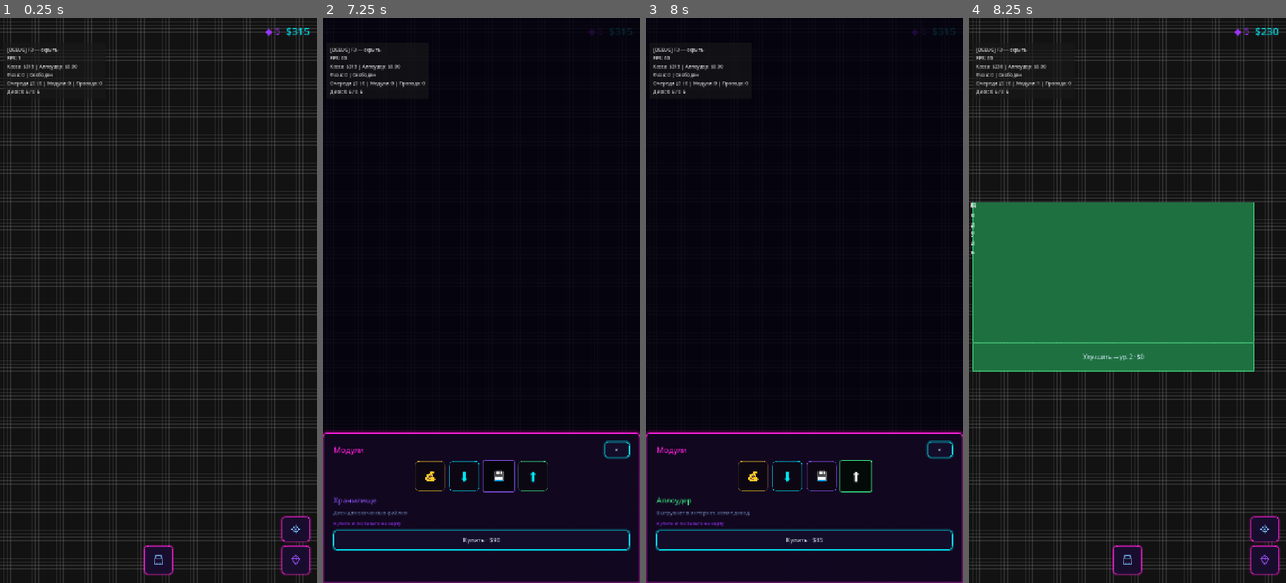
Above: before the commit, frames 1-4 (left to right).
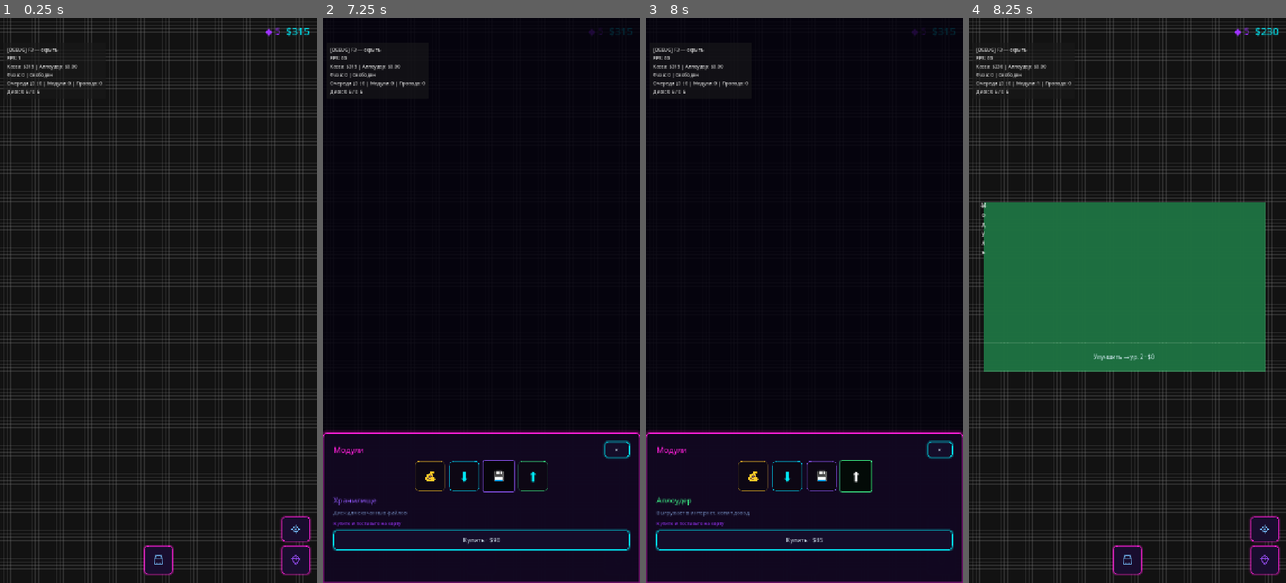
Above: after the commit, the same moments.

Repository: rkfsociety/UploadSimulator
Game: Godot game, scene res://scenes/main.tscn
Two runs of this game, one before a commit and one after it. Both use one fixed random seed, a clock stepped at 60 frames per second and the inputs below.
Inputs (mouse positions are in pixels of both pictures, inside the frame that each line leads up to):
- Up to frame 1 (0.25 s): no input
- Up to frame 2 (7.25 s): click (481, 560) at 0.5 s; click (617, 526) at 1.25 s; click (617, 560) at 2 s; click "×" at 2.75 s; click (481, 560) at 3.5 s; click "💰" at 4.25 s; click "💰" at 5 s; click "⬇" at 5.75 s; click "💾" at 6.5 s
- Up to frame 3 (8 s): click "⬆" at 7.25 s
- Up to frame 4 (8.25 s): click "Купить · $85" at 8 s

Frames 1-3 are identical in both runs. In frame 4, 2.8% of the frame differs, in the area x 0-94%, y 32-63%.
Error before the commit: Invalid access to property or key 'pressed' on a base object of type 'null instance'. (res://scripts/systems/blocks/placed_block.gd:90)
Error after the commit: Parse Error: Function "_update_drag()" not found in base self. (res://scripts/systems/field/field_map_block_drag.gd:58)

Commit message:
Добавить выделение и перетаскивание модулей на карте.
Игрок может выбрать модуль тапом и перенести его на свободную клетку; провода обновляются через field_changed.

Diff:
--- a/scripts/core/game/game_field_service.gd
+++ b/scripts/core/game/game_field_service.gd
@@ -87,6 +87,32 @@
 	return BlockInstance.new()
 
 
+func can_relocate_block(uid: String, gx: int, gy: int) -> bool:
+	var inst := get_instance(uid)
+	if not inst.is_valid():
+		return false
+	if not GridDefs.footprint_in_bounds(gx, gy):
+		return false
+	for cell in GridDefs.block_footprint_cells(gx, gy):
+		var other := get_block_at(cell.x, cell.y)
+		if other.is_valid() and other.uid != uid:
+			return false
+	return true
+
+
+func relocate_block(uid: String, gx: int, gy: int) -> bool:
+	if not can_relocate_block(uid, gx, gy):
+		return false
+	var inst := get_instance(uid)
+	if inst.gx == gx and inst.gy == gy:
+		return true
+	inst.gx = gx
+	inst.gy = gy
+	_replace_instance(inst)
+	_notify_stats_and_field()
+	return true
+
+
 func place_block(type_id: String, gx: int, gy: int) -> String:
 	if not GridDefs.footprint_in_bounds(gx, gy):
 		_host.log_message.emit(
--- a/scripts/core/game/modules/game_state_field.gd
+++ b/scripts/core/game/modules/game_state_field.gd
@@ -53,6 +53,14 @@
 	return _svc.place_block(type_id, gx, gy)
 
 
+func can_relocate_block(uid: String, gx: int, gy: int) -> bool:
+	return _svc.can_relocate_block(uid, gx, gy)
+
+
+func relocate_block(uid: String, gx: int, gy: int) -> bool:
+	return _svc.relocate_block(uid, gx, gy)
+
+
 func get_instance_upgrade_cost(uid: String) -> int:
 	return _svc.get_instance_upgrade_cost(uid)
 
--- a/scripts/systems/blocks/placed_block.gd
+++ b/scripts/systems/blocks/placed_block.gd
@@ -140,3 +140,11 @@
 		return
 	_apply_root_layout()
 	_view.apply(PlacedBlockViewData.from_instance(instance_uid, block_type))
+
+
+## Подсветка выбранного модуля на карте (рамка NeonFrame).
+func set_map_selected(on: bool) -> void:
+	if _main_panel != null:
+		_main_panel.set_map_selected(on)
+	if _upgrade_panel != null:
+		_upgrade_panel.set_map_selected(on)
--- a/scripts/systems/field/field_map.gd
+++ b/scripts/systems/field/field_map.gd
@@ -14,6 +14,7 @@
 var _placement: FieldMapPlacement
 var _wiring: FieldMapWiring
 var _map_input: FieldMapInput
+var _block_drag: FieldMapBlockDrag
 
 
 func _ready() -> void:
@@ -33,7 +34,8 @@
 	_blocks = FieldMapBlocks.new(blocks_root)
 	_placement = FieldMapPlacement.new(map_content, _camera)
 	_wiring = FieldMapWiring.new(self, wires_root, _blocks)
-	_map_input = FieldMapInput.new(self, _camera, _placement, _wiring)
+	_block_drag = FieldMapBlockDrag.new(map_content, _camera, _blocks, _placement)
+	_map_input = FieldMapInput.new(self, _camera, _placement, _wiring, _block_drag)
 	_map_input.placement_finished.connect(_on_placement_finished)
 
 	GameState.field_changed.connect(_on_field_changed)
@@ -79,6 +81,7 @@
 
 ## Включает режим ручной установки выбранного типа модуля.
 func enter_placement_mode(type_id: String) -> void:
+	_block_drag.clear_selection()
 	_placement.set_selected_type(type_id)
 	placement_mode_changed.emit(type_id)
 
@@ -103,6 +106,7 @@
 	if _blocks_layout_changed(prev_uids, curr_uids):
 		_wiring.collect_ports()
 		_wiring.update_positions()
+	_block_drag.sync_selection_visual()
 
 
 func _on_wiring_changed() -> void:
--- /dev/null
+++ b/scripts/systems/field/field_map_block_drag.gd
@@ -0,0 +1,132 @@
+extends RefCounted
+class_name FieldMapBlockDrag
+## Выделение и перетаскивание уже установленных модулей на карте.
+
+var _map_content: Control
+var _camera: FieldMapCamera
+var _blocks: FieldMapBlocks
+var _placement: FieldMapPlacement
+
+var _selected_uid: String = ""
+var _press_uid: String = ""
+var _drag_uid: String = ""
+var _dragging: bool = false
+var _hover_cell := Vector2i(-1, -1)
+var _ghost: ColorRect
+
+
+func _init(
+	map_content: Control,
+	camera: FieldMapCamera,
+	blocks: FieldMapBlocks,
+	placement: FieldMapPlacement,
+) -> void:
+	_map_content = map_content
+	_camera = camera
+	_blocks = blocks
+	_placement = placement
+	_setup_ghost()
+
+
+func get_selected_uid() -> String:
+	return _selected_uid
+
+
+func is_dragging() -> bool:
+	return _dragging
+
+
+func clear_selection() -> void:
+	_set_selected("")
+
+
+func on_pointer_down(local_pos: Vector2) -> void:
+	_press_uid = _pick_uid_at_screen(local_pos)
+	_drag_uid = ""
+	_dragging = false
+	_hide_ghost()
+
+
+func try_begin_drag(local_pos: Vector2) -> bool:
+	if _placement.get_selected_type() != "":
+		return false
+	if _press_uid == "":
+		return false
+	_drag_uid = _press_uid
+	_dragging = true
+	_set_selected(_drag_uid)
+	_update_drag(local_pos)
+	return true
+
+
+func update_drag(local_pos: Vector2) -> void:
+	if not _dragging or _drag_uid == "":
+		return
+	var cell := GridDefs.snap_cell_from_world(_camera.screen_to_world(local_pos))
+	_hover_cell = cell
+	if not GridDefs.footprint_in_bounds(cell.x, cell.y):
+		_hide_ghost()
+		return
+	_ghost.visible = true
+	_ghost.position = GridDefs.cell_to_pixel(cell.x, cell.y)
+	_ghost.size = GridDefs.block_pixel_size()
+	var inst := GameState.field.get_instance(_drag_uid)
+	var accent := BlockDefs.get_block_color(inst.type_id) if inst.is_valid() else Color.WHITE
+	if GameState.field.can_relocate_block(_drag_uid, cell.x, cell.y):
+		_ghost.color = Color(accent.r, accent.g, accent.b, FieldMapConstants.PREVIEW_VALID_ALPHA)
+	else:
+		_ghost.color = FieldMapConstants.PREVIEW_OCCUPIED_COLOR
+
+
+func finish_drag(local_pos: Vector2) -> void:
+	if not _dragging:
+		return
+	update_drag(local_pos)
+	if _drag_uid != "" and _hover_cell.x >= -GridDefs.GRID_HALF:
+		GameState.field.relocate_block(_drag_uid, _hover_cell.x, _hover_cell.y)
+	_dragging = false
+	_drag_uid = ""
+	_hide_ghost()
+
+
+func handle_tap(local_pos: Vector2) -> void:
+	if _placement.get_selected_type() != "":
+		return
+	var uid := _pick_uid_at_screen(local_pos)
+	_set_selected(uid)
+
+
+func sync_selection_visual() -> void:
+	for uid in _blocks.get_nodes().keys():
+		var block: PlacedBlock = _blocks.get_nodes()[uid] as PlacedBlock
+		block.set_map_selected(uid == _selected_uid)
+
+
+func _set_selected(uid: String) -> void:
+	if _selected_uid == uid:
+		return
+	_selected_uid = uid
+	sync_selection_visual()
+
+
+func _pick_uid_at_screen(local_pos: Vector2) -> String:
+	var world := _camera.screen_to_world(local_pos)
+	var cell := GridDefs.pixel_to_cell(world)
+	var inst := GameState.field.get_block_at(cell.x, cell.y)
+	if inst.is_valid():
+		return inst.uid
+	return ""
+
+
+func _setup_ghost() -> void:
+	_ghost = ColorRect.new()
+	_ghost.mouse_filter = Control.MOUSE_FILTER_IGNORE
+	_ghost.visible = false
+	_map_content.add_child(_ghost)
+	_map_content.move_child(_ghost, 2)
+
+
+func _hide_ghost() -> void:
+	_hover_cell = Vector2i(-1, -1)
+	if _ghost != null:
+		_ghost.visible = false
--- a/scripts/systems/field/field_map_blocks.gd
+++ b/scripts/systems/field/field_map_blocks.gd
@@ -43,6 +43,10 @@
 	_nodes[uid] = block
 
 
+func get_block(uid: String) -> PlacedBlock:
+	return _nodes.get(uid, null) as PlacedBlock
+
+
 func _relayout() -> void:
 	var sz := PlacedBlock.pixel_size()
 	for uid in _nodes.keys():
--- a/scripts/systems/field/field_map_input.gd
+++ b/scripts/systems/field/field_map_input.gd
@@ -8,6 +8,7 @@
 var _camera: FieldMapCamera
 var _placement: FieldMapPlacement
 var _wiring: FieldMapWiring
+var _block_drag: FieldMapBlockDrag
 
 var _drag_pan: bool = false
 var _drag_start := Vector2.ZERO
@@ -25,11 +26,13 @@
 	camera: FieldMapCamera,
 	placement: FieldMapPlacement,
 	wiring: FieldMapWiring,
+	block_drag: FieldMapBlockDrag,
 ) -> void:
 	_host = host
 	_camera = camera
 	_placement = placement
 	_wiring = wiring
+	_block_drag = block_drag
 
 
 func handle_gui_input(event: InputEvent) -> void:
@@ -96,21 +99,23 @@
 	_drag_pan = false
 	_drag_start = local_pos
 	_pan_at_drag = _camera.pan
+	_block_drag.on_pointer_down(local_pos)
 	_update_pointer_follow(local_pos)
 
 
 func _end_pointer(local_pos: Vector2) -> void:
 	_update_pointer_follow(local_pos)
-	if _pointer_down and _placement.get_selected_type() != "" and not _pointer_moved:
-		# Установка только если тап не по HUD (клики по кнопкам забирает UILayer)
+	if _block_drag.is_dragging():
+		_block_drag.finish_drag(local_pos)
+	elif _pointer_down and not _pointer_moved:
 		if _is_over_hud(_host.get_global_transform() * local_pos):
-			_pointer_down = false
-			_pointer_moved = false
-			_drag_pan = false
-			return
-		var next_type: String = _placement.try_place_at_screen(local_pos)
-		_placement.set_selected_type(next_type)
-		placement_finished.emit(next_type)
+			pass
+		elif _placement.get_selected_type() != "":
+			var next_type: String = _placement.try_place_at_screen(local_pos)
+			_placement.set_selected_type(next_type)
+			placement_finished.emit(next_type)
+		else:
+			_block_drag.handle_tap(local_pos)
 	_pointer_down = false
 	_pointer_moved = false
 	_drag_pan = false
@@ -128,8 +133,14 @@
 	_update_pointer_follow(local_pos)
 	if not _pointer_down:
 		return
+	if _block_drag.is_dragging():
+		_block_drag.update_drag(local_pos)
+		_pointer_moved = true
+		return
 	if not _pointer_moved and local_pos.distance_to(_press_pos) >= FieldMapConstants.DRAG_THRESHOLD:
 		_pointer_moved = true
+		if _block_drag.try_begin_drag(local_pos):
+			return
 		_drag_pan = true
 	if _drag_pan:
 		_camera.set_pan(_pan_at_drag + (local_pos - _drag_start))
@@ -137,7 +148,7 @@
 
 func _handle_pointer_motion(screen_pos: Vector2) -> void:
 	_apply_pan_drag(screen_pos)
-	if _drag_pan:
+	if _drag_pan or _block_drag.is_dragging():
 		_host.accept_event()
 
 
@@ -166,6 +177,9 @@
 		_update_pinch()
 	elif _drag_pan:
 		_camera.apply_pan_delta(sd.relative)
+		_host.accept_event()
+	elif _block_drag.is_dragging():
+		_block_drag.update_drag(_to_local(sd.position))
 		_host.accept_event()
 	else:
 		_apply_pan_drag(_to_local(sd.position))
--- a/scripts/systems/visual/neon_frame.gd
+++ b/scripts/systems/visual/neon_frame.gd
@@ -3,6 +3,7 @@
 ## Векторная неоновая рамка; Control — чтобы внутри было несколько дочерних узлов.
 
 var accent: Color = Color(0.0, 0.88, 1.0, 1.0)
+var map_selected: bool = false
 
 var _border_draw: Control
 
@@ -17,6 +18,15 @@
 
 func set_accent(color: Color) -> void:
 	accent = color
+	queue_redraw()
+	if _border_draw != null:
+		_border_draw.queue_redraw()
+
+
+func set_map_selected(on: bool) -> void:
+	if map_selected == on:
+		return
+	map_selected = on
 	queue_redraw()
 	if _border_draw != null:
 		_border_draw.queue_redraw()
@@ -80,11 +90,14 @@
 	if rect.size.x < 2.0 or rect.size.y < 2.0:
 		return
 	var px := _screen_pixel_thickness()
-	var glow := Color(accent.r, accent.g, accent.b, 0.28)
-	var glow2 := Color(accent.r, accent.g, accent.b, 0.14)
+	var sel_mul := 2.2 if map_selected else 1.0
+	var glow := Color(accent.r, accent.g, accent.b, 0.28 * sel_mul)
+	var glow2 := Color(accent.r, accent.g, accent.b, 0.14 * sel_mul)
 	_border_draw.draw_rect(rect.grow_individual(px * 2.0, px * 2.0, px * 2.0, px * 2.0), glow2)
 	_border_draw.draw_rect(rect.grow_individual(px, px, px, px), glow)
-	_draw_border_rect_on(_border_draw, rect, accent, px)
+	var border_color := accent.lightened(0.35) if map_selected else accent
+	var border_px := px * (1.8 if map_selected else 1.0)
+	_draw_border_rect_on(_border_draw, rect, border_color, border_px)
 
 
 func _draw_border_rect_on(canvas: Control, rect: Rect2, color: Color, thickness: float) -> void:
--- a/tests/test_runner.gd
+++ b/tests/test_runner.gd
@@ -11,6 +11,7 @@
 	preload("res://tests/unit/test_file_size.gd"),
 	preload("res://tests/unit/test_file_types.gd"),
 	preload("res://tests/unit/test_module_unlock.gd"),
+	preload("res://tests/unit/test_field_relocate.gd"),
 ]
 
 
--- /dev/null
+++ b/tests/unit/test_field_relocate.gd
@@ -0,0 +1,44 @@
+extends RefCounted
+## Перемещение установленного модуля на свободную клетку.
+
+var case_count := 2
+
+
+func run() -> Array[String]:
+	var errors: Array[String] = []
+	var host := _TestHost.new()
+	var data := GameStateData.new()
+	var field := GameFieldService.new(data, host)
+	data.add_block_stock("storage", 1)
+	var uid := field.place_block("storage", 0, 0)
+	if uid == "":
+		errors.append("place_block storage")
+		return errors
+	if not field.can_relocate_block(uid, 12, 0):
+		errors.append("can_relocate на свободную клетку")
+	if field.relocate_block(uid, 12, 0):
+		var inst := field.get_instance(uid)
+		if inst.gx != 12 or inst.gy != 0:
+			errors.append("координаты после relocate")
+	else:
+		errors.append("relocate_block")
+	data.add_block_stock("downloader", 1)
+	var other := field.place_block("downloader", 24, 0)
+	if other == "":
+		errors.append("place_block downloader")
+		return errors
+	if field.can_relocate_block(uid, 24, 0):
+		errors.append("relocate в занятую клетку должен быть запрещён")
+	return errors
+
+
+class _TestHost:
+	extends Node
+
+	signal log_message(text: String)
+	signal wiring_changed
+	signal field_changed
+	signal stats_changed
+	signal block_purchased(type_id: String)
+	signal placement_requested(type_id: String)
+	signal queue_changed
